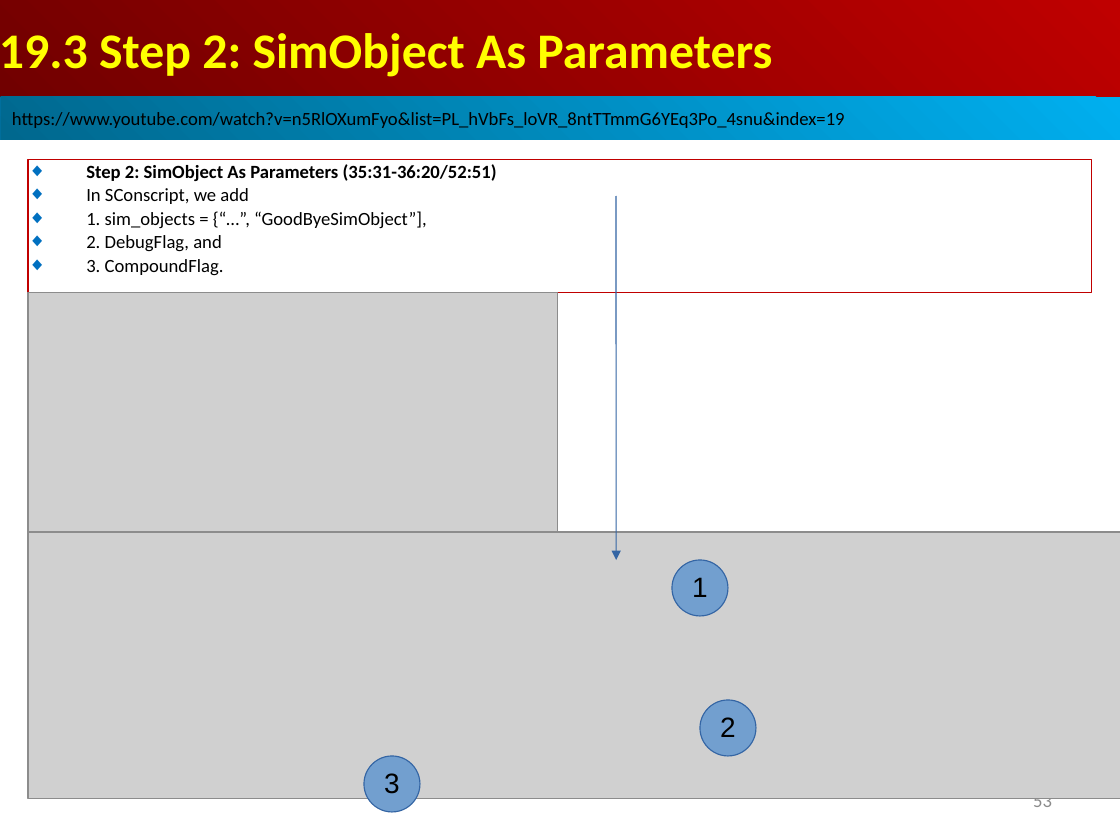
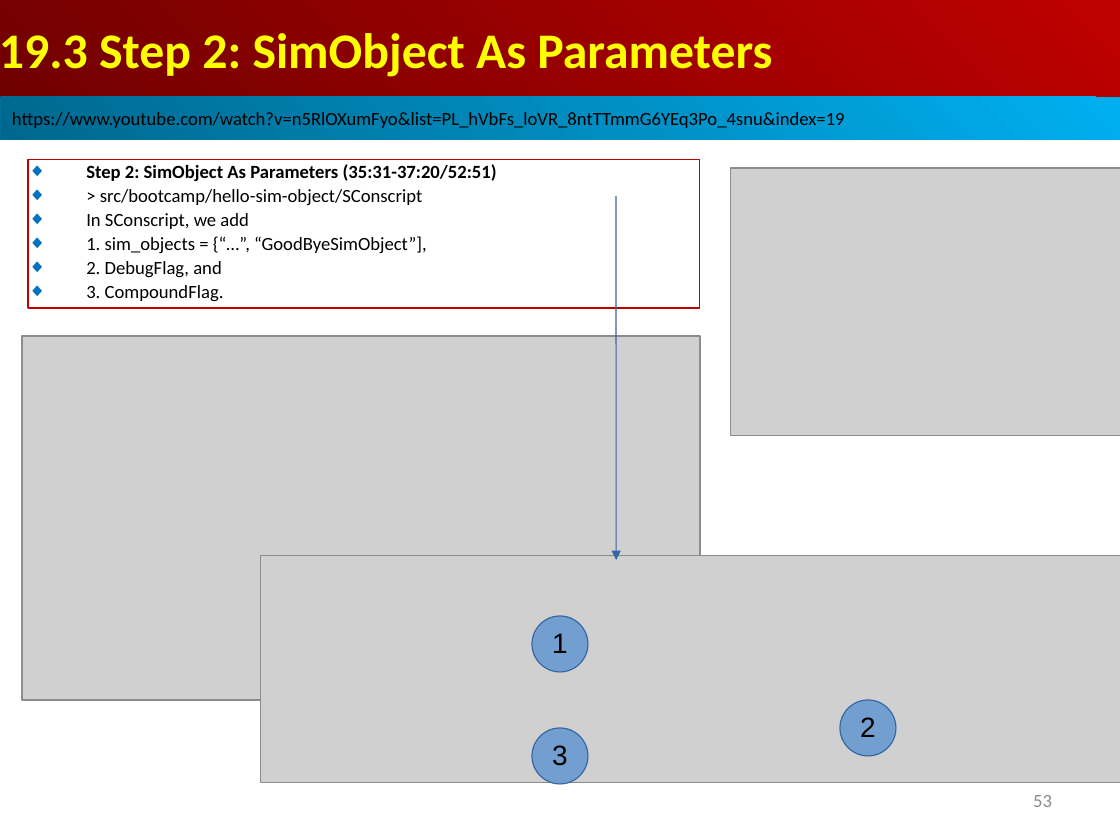
Before and after one commit to peterhchen/AIU_CS850_Gem5_McPAT, a slide deck: slide 53 of 050_Gem5/019.EventDrSim/000_Video/019.EventDrSim.ppt. Drawn at 1120x840 pixels with LibreOffice and Linux fonts; fonts in the diff are those of the drawing; grey boxes stand for pictures. Boxes give left, top, right and bottom in pixels: in the first picture for what was removed or moved away, otherwise in the second. Text is boxed around its words. In the diff, an @@ line names an element or a change of style, - is before the commit and + after.

```diff
--- a/050_Gem5/019.EventDrSim/000_Video/019.EventDrSim.ppt
+++ b/050_Gem5/019.EventDrSim/000_Video/019.EventDrSim.ppt
@@ rectangle "Step 2: SimObject As Parameters ...": place and size @@
-rectangle "Step 2: SimObject As Parameters ..." at <box>28,159,1092,292</box>
+rectangle "Step 2: SimObject As Parameters ..." at <box>28,159,700,308</box>
@@ text in rectangle at <box>86,164,497,205</box>: text changed @@
-◆ Step 2: SimObject As Parameters (35:31-36:20/52:51)
+◆ Step 2: SimObject As Parameters (35:31-37:20/52:51)
+◆ > src/bootcamp/hello-sim-object/SConscript
@@ picture added at <box>730,168,1120,436</box> @@
@@ picture: place and size @@
-picture at <box>28,292,558,560</box>
+picture at <box>22,336,700,700</box>
@@ picture: place and size @@
-picture at <box>28,532,1120,799</box>
+picture at <box>260,556,1120,782</box>
@@ ellipse "1": place and size @@
-ellipse "1" at <box>672,560,728,616</box>
+ellipse "1" at <box>532,616,588,672</box>
@@ ellipse "2": place and size @@
-ellipse "2" at <box>700,700,756,756</box>
+ellipse "2" at <box>840,700,896,756</box>
@@ ellipse "3": place and size @@
-ellipse "3" at <box>364,756,420,812</box>
+ellipse "3" at <box>532,728,588,784</box>
```
Also in this commit, not shown: 1 other slide changed, 1 slide added.
